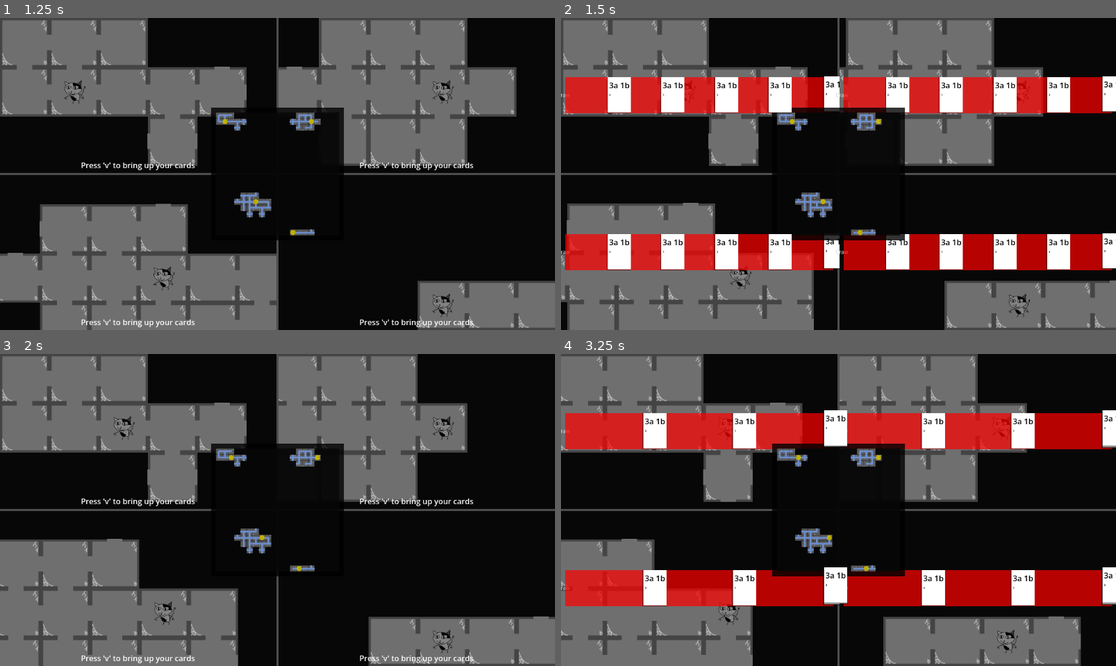
Above: before the commit, frames 1-4 (two rows, left to right).
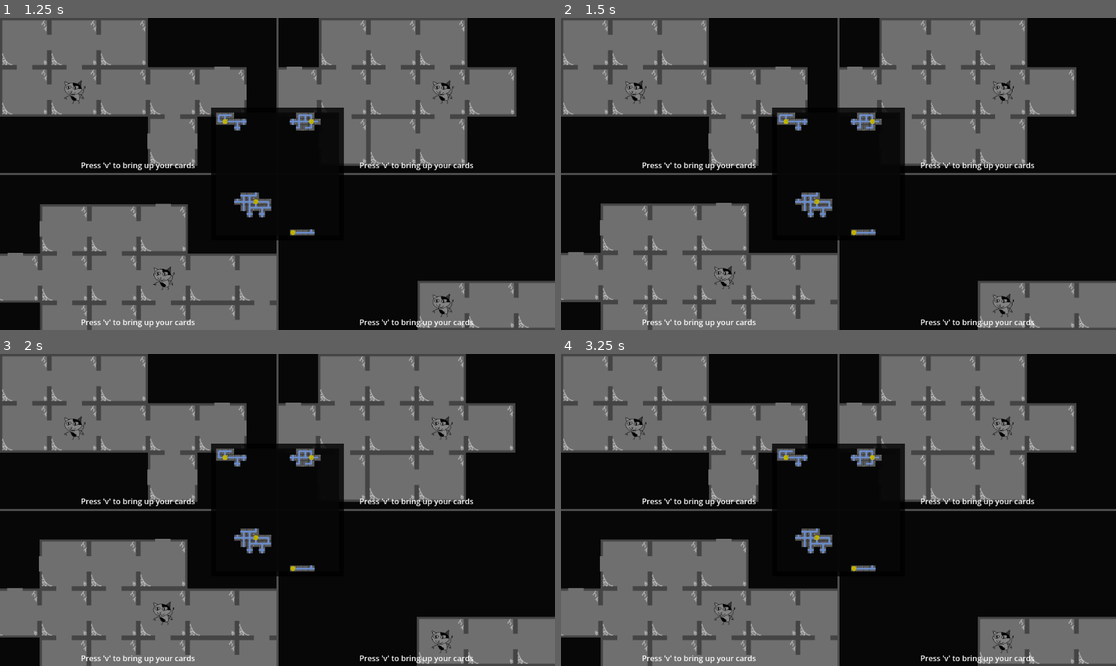
Above: after the commit, the same moments.

Repository: emrysshevek/gameganggame
Game: Godot game, scene res://scenes/GameScene.tscn
Same seed, same stepped clock (60 frames per second), same inputs: the game is played once before the commit and once after it.
Inputs (mouse positions are in pixels of both pictures, inside the frame that each line leads up to):
- Up to frame 1 (1.25 s): tap V (debug_v) at 0.5 s; move the mouse to (399, 158) at 0.52 s; hold D (move_right) from 0.53 s (still down); tap G (discard) at 0.6 s; click (399, 158) at 0.67 s; tap Enter (toggle_end_turn, bound only after the commit) at 0.8 s
- Up to frame 2 (1.5 s): release D (move_right) at 1.25 s; tap V (debug_v) at 1.25 s; drag from (727, 189) to (810, 236) at 1.27 s
- Up to frame 3 (2 s): no input
- Up to frame 4 (3.25 s): tap V (debug_v) at 2, 2.75 s; move the mouse to (894, 441) at 2.02 s; hold D (move_right) 2.03-2.75 s; tap G (discard) at 2.1 s; tap Enter (toggle_end_turn, bound only after the commit) at 2.3 s; drag from (810, 572) to (672, 463) at 2.77 s

Frame 1 is identical in both runs. In frame 2, 34% of the frame differs, in the area x 0-100%, y 0-100%; in frame 3, 14%; in frame 4, 41%.

Commit message:
added turn end functionality

Diff:
--- a/global/Events.gd
+++ b/global/Events.gd
@@ -9,3 +9,9 @@
 signal card_added_to_deck(_card: Card, _deck: Deck)
 signal card_removed_from_deck(_card: Card, _deck: Deck)
 #endregion
+
+signal game_started()
+signal game_ended()
+signal round_started()
+signal round_ended()
+signal player_turn_ended(_character: Character)
--- a/global/model.gd
+++ b/global/model.gd
@@ -23,6 +23,7 @@
 	const DESELECT = "deselect"
 	const TOGGLE_MAP = "toggle_map"
 	const TOGGLE_CURSOR = "toggle_cursor"
+	const TOGGLE_END_TURN = "toggle_end_turn"
 	const DISCARD = "discard"
 
 
@@ -30,3 +31,4 @@
 	const MOVE = "Move"
 	const CARD = "Card"
 	const CURSOR = "Cursor"
+	const END = "End"
--- /dev/null
+++ b/input/PlayerInputManager.tscn
@@ -0,0 +1,9 @@
+[gd_scene format=3 uid="uid://chwf5egtrovu"]
+
+[ext_resource type="Script" uid="uid://35gkc54eku74" path="res://input/player_input_manager.gd" id="1_jeaip"]
+[ext_resource type="PackedScene" uid="uid://didf61okrlv8y" path="res://input/state_machine/PlayerInputStateMachine.tscn" id="2_gtb87"]
+
+[node name="PlayerInputManager" type="Node" unique_id=834405233]
+script = ExtResource("1_jeaip")
+
+[node name="PlayerInputStateMachine" parent="." unique_id=1913364748 instance=ExtResource("2_gtb87")]
--- a/input/input_manager.gd
+++ b/input/input_manager.gd
@@ -18,6 +18,7 @@
 	Model.Action.DESELECT,
 	Model.Action.TOGGLE_MAP,
 	Model.Action.TOGGLE_CURSOR,
+	Model.Action.TOGGLE_END_TURN,
 	Model.Action.DISCARD,
 ]
 
--- a/input/state_machine/PlayerInputStateMachine.tscn
+++ b/input/state_machine/PlayerInputStateMachine.tscn
@@ -4,6 +4,7 @@
 [ext_resource type="Script" uid="uid://cpf05jjwg0xm1" path="res://input/state_machine/player_input_cursor_state.gd" id="2_k6r1c"]
 [ext_resource type="Script" uid="uid://djvoq2nx6we67" path="res://input/state_machine/player_input_move_state.gd" id="3_u2irg"]
 [ext_resource type="Script" uid="uid://b1rv7a3mnyj7f" path="res://input/state_machine/player_input_card_state.gd" id="4_bmfje"]
+[ext_resource type="Script" uid="uid://vik6btknawnr" path="res://input/state_machine/player_input_end_state.gd" id="5_k6r1c"]
 
 [node name="PlayerInputStateMachine" type="Node" unique_id=1913364748 node_paths=PackedStringArray("initial_state")]
 script = ExtResource("1_cnwri")
@@ -17,3 +18,6 @@
 
 [node name="Card" type="Node" parent="." unique_id=1152163068]
 script = ExtResource("4_bmfje")
+
+[node name="End" type="Node" parent="." unique_id=1064658350]
+script = ExtResource("5_k6r1c")
--- /dev/null
+++ b/input/state_machine/player_input_end_state.gd
@@ -0,0 +1,10 @@
+class_name PlayerInputEndState
+extends PlayerInputState
+
+
+func enter(_previous_state_path: String, _data := {}) -> void:
+	Events.player_turn_ended.emit(character)
+
+
+func handle_turn_started() -> void:
+	finished.emit(Model.InputState.CURSOR)
--- a/input/state_machine/player_input_state.gd
+++ b/input/state_machine/player_input_state.gd
@@ -5,6 +5,17 @@
 @export var player_input_manager: PlayerInputManager
 
 var state: String
+var character: Character
+
+
+func physics_update(_delta: float) -> void:
+	super.physics_update(_delta)
+	if player_input_manager.is_action_just_pressed(Model.Action.TOGGLE_END_TURN):
+		finished.emit(Model.InputState.END)
+
+
+func handle_round_started() -> void:
+	pass
 
 
 func handle_card_played(_card: Card) -> void:
--- a/input/state_machine/player_input_state_machine.gd
+++ b/input/state_machine/player_input_state_machine.gd
@@ -8,11 +8,14 @@
 	get:
 		return (state as PlayerInputState).state
 
+var input_manager: PlayerInputManager
+
 func _ready() -> void:
 	super._ready()
 	if character != null:
 		set_character(character)
 
+	Events.round_started.connect(_on_round_started)
 	Events.card_played.connect(_on_card_played)
 	Events.card_discarded.connect(_on_card_discarded)
 
@@ -23,6 +26,11 @@
 	character.moved.connect(_on_character_moved)
 	for player_input_state_node: PlayerInputState in find_children("*", "State"):
 		player_input_state_node.player_input_manager = character.input_man
+		player_input_state_node.character = _character
+
+
+func _on_round_started() -> void:
+	(state as PlayerInputState).handle_round_started()
 
 
 func _on_card_played(_card: Card) -> void:
--- a/project.godot
+++ b/project.godot
@@ -110,6 +110,12 @@
 "events": [Object(InputEventKey,"resource_local_to_scene":false,"resource_name":"","device":-1,"window_id":0,"alt_press …(191 unchanged characters)…
 ]
 }
+toggle_end_turn={
+"deadzone": 0.2,
+"events": [Object(InputEventKey,"resource_local_to_scene":false,"resource_name":"","device":-1,"window_id":0,"alt_pressed":false,"shift_pressed":false,"ctrl_pressed":false,"meta_pressed":false,"pressed":false,"keycode":0,"physical_keycode":4194309,"key_label":0,"unicode":0,"location":0,"echo":false,"script":null)
+, Object(InputEventJoypadButton,"resource_local_to_scene":false,"resource_name":"","device":-1,"button_index":3,"pressure":0.0,"pressed":false,"script":null)
+]
+}
 discard={
 "deadzone": 0.2,
 "events": [Object(InputEventKey,"resource_local_to_scene":false,"resource_name":"","device":-1,"window_id":0,"alt_press …(192 unchanged characters)…
--- a/scenes/GameScene.tscn
+++ b/scenes/GameScene.tscn
@@ -3,7 +3,7 @@
 [ext_resource type="Script" uid="uid://o1a5lvw41j55" path="res://scenes/game_scene.gd" id="1_xy3my"]
 [ext_resource type="PackedScene" uid="uid://dxpo0yea3rw7f" path="res://scenes/origin_viewport.tscn" id="2_cxv17"]
 
-[node name="GameScene" type="Node2D" unique_id=408761751 node_paths=PackedStringArray("player_areas", "origin_viewport")]
+[node name="GameScene" type="Node2D" unique_id=408761751 node_paths=PackedStringArray("player_areas", "origin_viewport") groups=["game_scene"]]
 script = ExtResource("1_xy3my")
 player_areas = [NodePath("PlayerAreas/Control/VBoxContainer/TopRow/P1Area"), NodePath("PlayerAreas/Control/VBoxContainer/TopRow/P2Area"), NodePath("PlayerAreas/Control/VBoxContainer/BotRow/P3Area"), NodePath("PlayerAreas/Control/VBoxContainer/BotRow/P4Area")]
 origin_viewport = NodePath("OriginViewportController")
--- a/scenes/game_scene.gd
+++ b/scenes/game_scene.gd
@@ -25,17 +25,41 @@
 var _minimap_coord_3p:Vector2
 var _minimap_coord_4p:Vector2
 
+var _player_turn_end: Array[bool] = []
+
 #region Built-in methods
 func _ready() -> void:
+	start_game()
+	Events.player_turn_ended.connect(_on_player_turn_ended)
+#endregion
+
+
+#region Public Methods
+func start_game() -> void:
 	_tile_size = grid_man.tile_size
 	setup_players()
 	setup_minimap().reparent($PlayerAreas/Control)
+	Events.game_started.emit()
+
+
+func start_round() -> void:
+	# TODO: cards and draw 5 (shuffle discard if needed)
+	for i in _player_turn_end.size():
+		_player_turn_end[i] = false
+	Events.round_started.emit()
+
+
+func end_round() -> void:
+	# put unused cards into discard
+	Events.round_ended.emit()
+	start_round()
 #endregion
 
 
 #region Private Methods
 func setup_players() -> void:
 	for i in player_areas.size():
+		_player_turn_end.append(false)
 		var new_character = Character.new()
 		var player_input_manager := InputManager.get_player_input_manager(i)
 		var pis_machine: PlayerInputStateMachine = pism_scene.instantiate()
@@ -75,7 +99,6 @@
 
 		pass
 
-#endregion
 
 func setup_minimap():
 	_minimap_size = Vector2(((grid_man.map_width * _tile_size.x) * _minimap_zoom.x), ((grid_man.map_height * _tile_size.y) * _minimap_zoom.y))
@@ -106,3 +129,11 @@
 func _on_card_play_request(which_player, card):
 	pass
 #endregion
+
+
+#region Signal methods
+func _on_player_turn_ended(_character: Character) -> void:
+	_player_turn_end[_character.character_id] = true
+	if _player_turn_end.all(func(x): return x):
+		end_round()
+#endregion
--- a/scenes/player_screen.gd
+++ b/scenes/player_screen.gd
@@ -4,6 +4,7 @@
 
 @export var player_sub_viewport: PlayerSubViewport
 @export var card_manager: CardManager
+@export var turn_ended_overlay: ColorRect
 
 @export var player_id: int
 @export var origin_viewport: OriginViewport
@@ -20,6 +21,14 @@
 func _ready() -> void:
 	_setup_player_viewport()
 	_setup_card_area()
+	turn_ended_overlay.hide()
+
+	Events.round_started.connect(_on_round_started)
+	Events.player_turn_ended.connect(_on_player_turn_ended)
+
+
+func toggle_turn_ended() -> void:
+	turn_ended_overlay.visible = !turn_ended_overlay.visible
 
 
 func _setup_card_area() -> void:
@@ -38,3 +47,12 @@
 	player_sub_viewport.set_zoom(_player_view_zoom)
 	player_sub_viewport.set_camera_limits(camera_limits["Left"], camera_limits["Top"], camera_limits["Right"], camera_limits["Bottom"])
 	player_sub_viewport.set_layers_visible(player_culling_dictionary)
+
+
+func _on_round_started() -> void:
+	turn_ended_overlay.hide()
+
+
+func _on_player_turn_ended(_character: Character) -> void:
+	if _character.character_id == player_id:
+		turn_ended_overlay.show()
--- a/scenes/player_screen.tscn
+++ b/scenes/player_screen.tscn
@@ -4,7 +4,7 @@
 [ext_resource type="PackedScene" uid="uid://ddyypebo34d8o" path="res://scenes/player_subviewport.tscn" id="2_nihkf"]
 [ext_resource type="PackedScene" uid="uid://ba3gjrvqdpach" path="res://cards/card_manager.tscn" id="3_dqqwp"]
 
-[node name="PlayerScreen" type="Control" unique_id=1718520440 node_paths=PackedStringArray("player_sub_viewport", "card_manager")]
+[node name="PlayerScreen" type="Control" unique_id=1718520440 node_paths=PackedStringArray("player_sub_viewport", "card_manager", "turn_ended_overlay")]
 layout_mode = 3
 anchors_preset = 15
 anchor_right = 1.0
@@ -14,18 +14,20 @@
 script = ExtResource("1_5wr03")
 player_sub_viewport = NodePath("PlayerSubViewportContainer")
 card_manager = NodePath("CardManager")
+turn_ended_overlay = NodePath("TurnEndedOverlay")
 
-[node name="ColorRect" type="ColorRect" parent="." unique_id=1346685662]
+[node name="PlayerSubViewportContainer" parent="." unique_id=456104485 instance=ExtResource("2_nihkf")]
+layout_mode = 1
+
+[node name="CardManager" parent="." unique_id=810966713 instance=ExtResource("3_dqqwp")]
+layout_mode = 1
+
+[node name="TurnEndedOverlay" type="ColorRect" parent="." unique_id=1346685662]
+visible = false
 layout_mode = 1
 anchors_preset = 15
 anchor_right = 1.0
 anchor_bottom = 1.0
 grow_horizontal = 2
 grow_vertical = 2
-color = Color(1, 0.7799101, 0.9984786, 1)
-
-[node name="PlayerSubViewportContainer" parent="." unique_id=456104485 instance=ExtResource("2_nihkf")]
-layout_mode = 1
-
-[node name="CardManager" parent="." unique_id=810966713 instance=ExtResource("3_dqqwp")]
-layout_mode = 1
+color = Color(0, 0, 0, 0.49019608)
Not shown, added: input/state_machine/player_input_end_state.gd.uid
